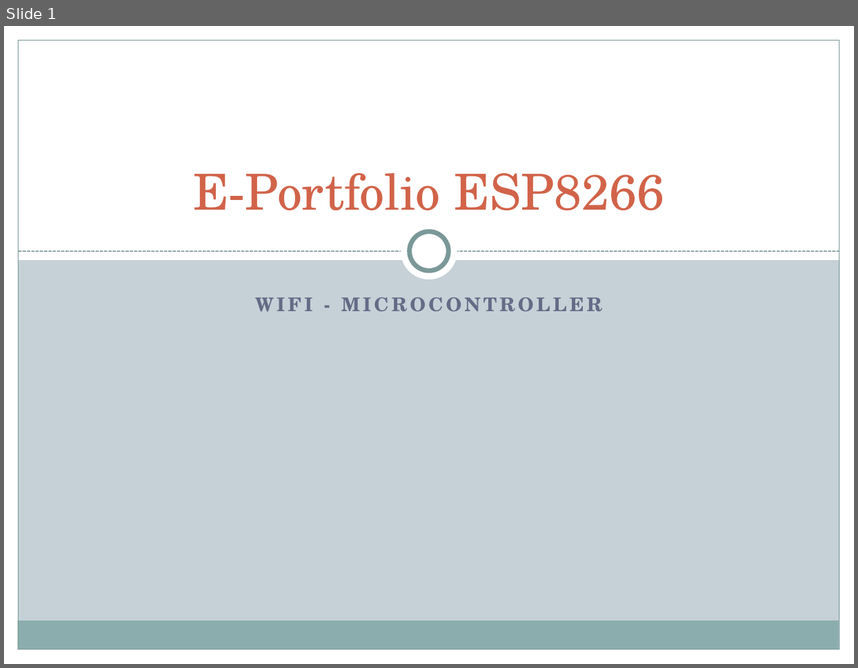
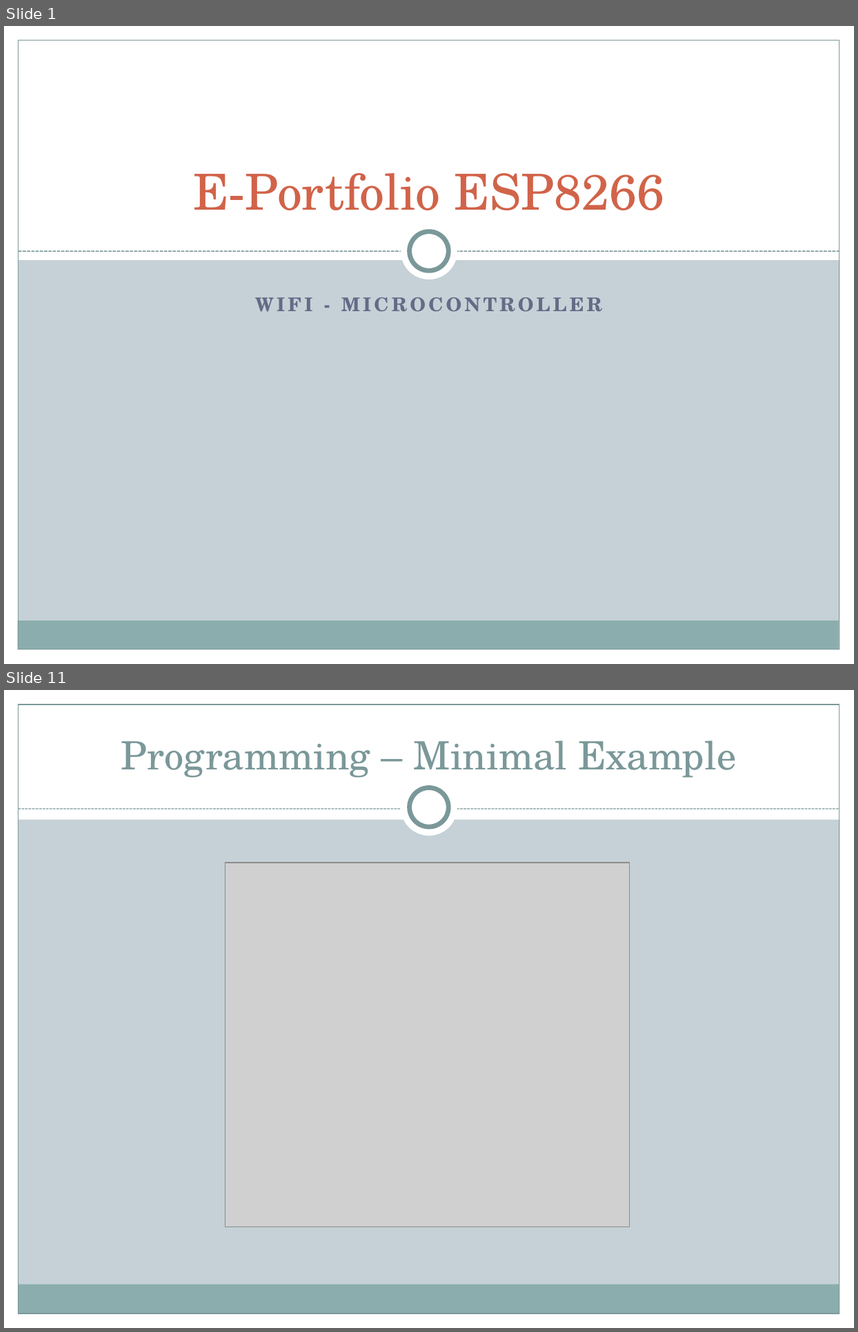
Before and after one commit to AlexKimmig/E-Portfolio-ESP8266, a slide deck: Presentation/Presentation E-Portfolio ES8266.pptx. Shown one above the other, each under a label of ours: slide 1 before the commit, slides 1 and 11 after it; the slides between them are not shown. The pictures are 858x668 and 858x1332 pixels, drawn with LibreOffice and Linux fonts; fonts in the diff are those of the drawing; grey boxes stand for pictures. Boxes give left, top, right and bottom in pixels: in the first picture for what was removed or moved away, otherwise in the second. Text is boxed around its words. In the diff, an @@ line names an element or a change of style, - is before the commit and + after.

```diff
--- a/Presentation/Presentation E-Portfolio ES8266.pptx
+++ b/Presentation/Presentation E-Portfolio ES8266.pptx
@@ slide 11 added at bbox=[4, 690, 854, 1328], background #C5D1D7; not listed: 5 template elements that a slide beside it also shows @@
@@ rectangle added at bbox=[4, 690, 854, 819], fill #FFFFFF @@
@@ title added at bbox=[121, 740, 736, 778], 33 pt, text #7C999A @@
+Programming – Minimal Example
@@ ellipse added at bbox=[401, 779, 458, 836], fill #FFFFFF @@
@@ ellipse added at bbox=[410, 788, 448, 827], fill #FFFFFF, outline #7C999A 4 pt @@
@@ line added from (18, 809) to (840, 809), #7C999A 0.75 pt dashed @@
@@ picture added at bbox=[225, 862, 630, 1226] @@
```
Also in this commit, not shown: 3 slides changed, 8 other slides added, 3 other files.
